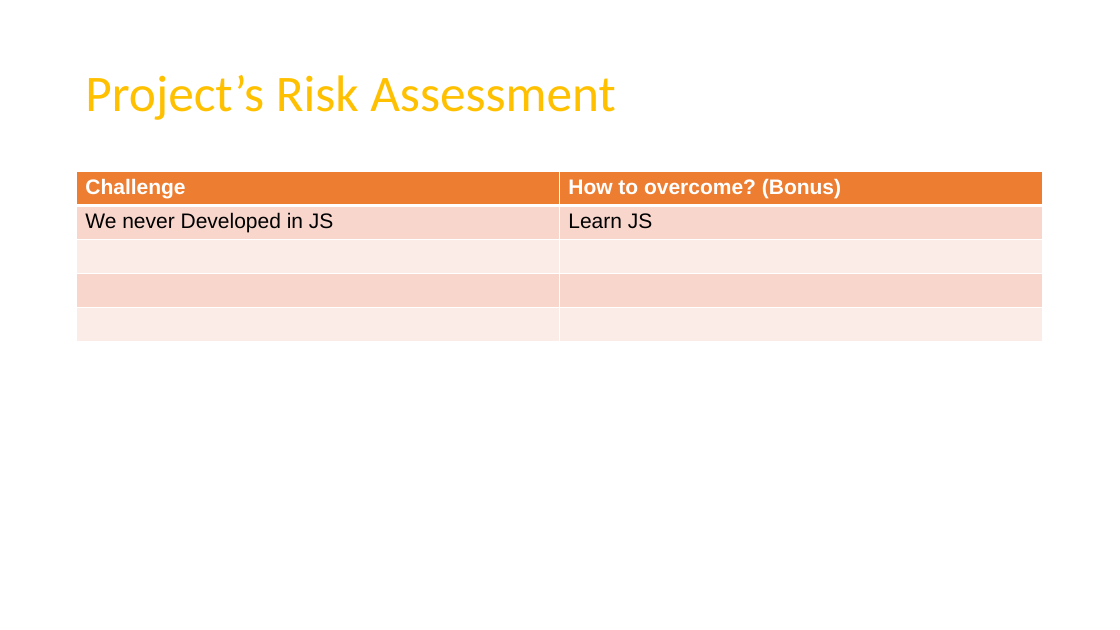
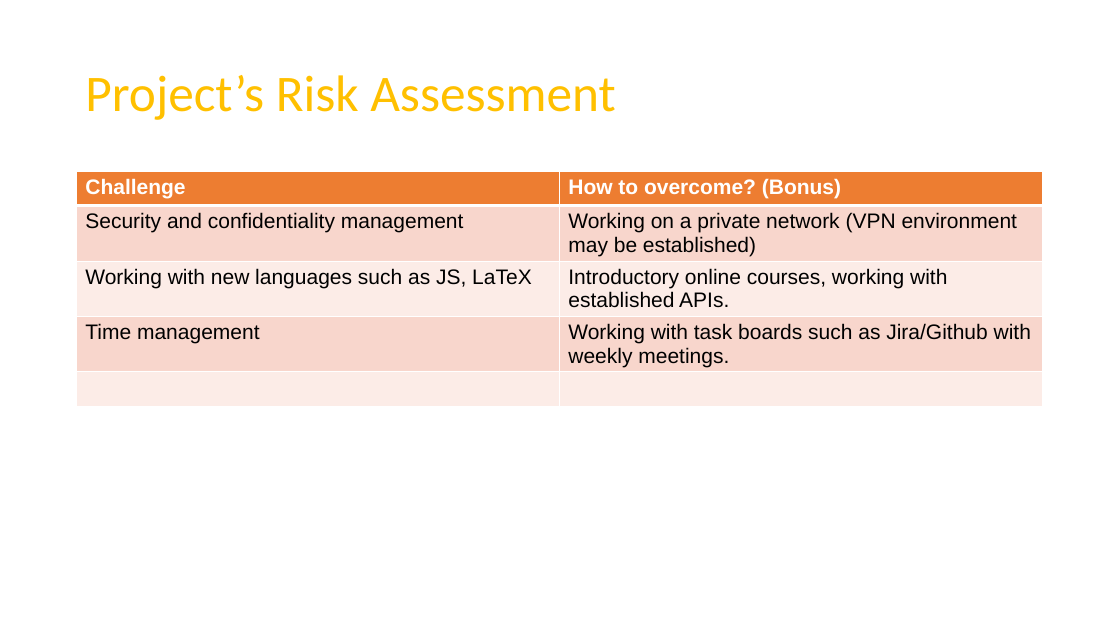
Before and after one commit to RoiTief/Exam-Management-System, a slide deck: slide 9 of docs/Exam Management System - PROPOSAL.pptx. Drawn at 1120x630 pixels with LibreOffice and Linux fonts; fonts in the diff are those of the drawing. Boxes give left, top, right and bottom in pixels: in the first picture for what was removed or moved away, otherwise in the second. Text is boxed around its words. In the diff, an @@ line names an element or a change of style, - is before the commit and + after.

```diff
--- a/docs/Exam Management System - PROPOSAL.pptx
+++ b/docs/Exam Management System - PROPOSAL.pptx
@@ table at box(77, 171, 1044, 416) @@
-row 2: We never Developed in JS | Learn JS
+row 2: Security and confidentiality management | Working on a private network (VPN environment may be established)
+row 3: Working with new languages such as JS, LaTeX | Introductory online courses, working with established APIs.
+row 4: Time management | Working with task boards such as Jira/Github with weekly meetings.
-row 4:  | 
-row 5:  | 
```
Also in this commit, not shown: 1 other slide changed, 1 other file.
